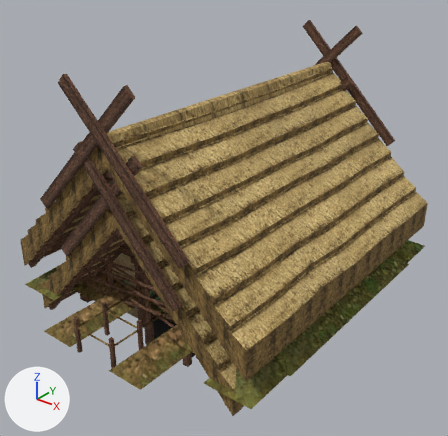
One commit to the glTF model apps/web/public/models/dwellings/construction.glb: the scene before it, then after it.
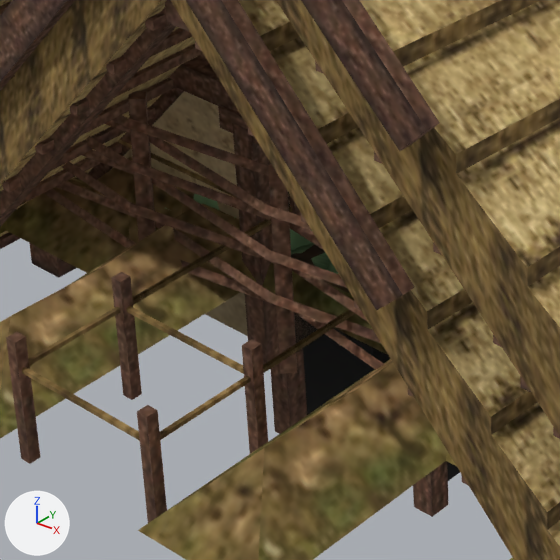
Each version appears first whole from a 50 mm lens placed at (6.66, -8.72, 6.35), pointed at (0.07, -0.48, 1.25), and next in a close-up on the part from 16% to 50% of the width and 52% to 87% of the height. The axes (+X, +Y, +Z) are drawn at lower left. The lights are the same throughout. The last two pictures show the newer version.

Script lines for the objects in view, before the commit:
```python
ob_polozemnice_garden_beds = bpy.data.objects.new('polozemnice-garden-beds', me_polozemnice_garden_beds)
ob_polozemnice_garden_beds.location = (0.0, 0.0, 0.0)
ob_polozemnice_garden_plants = bpy.data.objects.new('polozemnice-garden-plants', me_polozemnice_garden_plants)
ob_polozemnice_garden_plants.location = (0.0, 0.0, 0.0)
ob_polozemnice_garden_posts = bpy.data.objects.new('polozemnice-garden-posts', me_polozemnice_garden_posts)
ob_polozemnice_garden_posts.location = (0.0, 0.0, 0.0)
ob_polozemnice_garden_rails = bpy.data.objects.new('polozemnice-garden-rails', me_polozemnice_garden_rails)
ob_polozemnice_garden_rails.location = (0.0, 0.0, 0.0)
ob_polozemnice_thatch_3 = bpy.data.objects.new('polozemnice-thatch-3', me_polozemnice_thatch_3)
ob_polozemnice_thatch_3.location = (0.0, 0.0, 0.0)
# also in view: 'zemnice-thatch-6' at (0.0, 0.0, 1.58); 'zemnice-thatch-7' at (0.0, 0.0, 1.91); 'polozemnice-ridge' at (0.0, 0.0, 3.16); 'polozemnice-daub' at (0.0, 0.0, 1.27); 'zemnice-thatch-8' at (0.0, 0.0, 2.16)
```
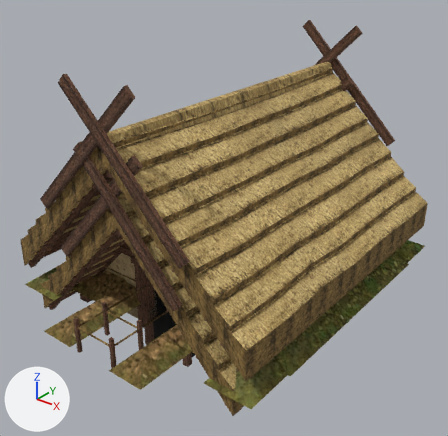
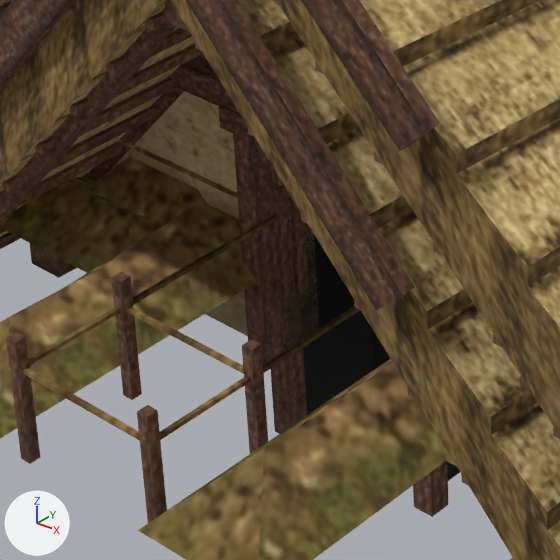
Location of each change, (x1, y1, x2, y2) in pixels of the close-ups (560 x 560 px):
```json
{"object": "polozemnice-garden-rails", "change": "deleted", "before": [10, 79, 384, 370]}
{"object": "polozemnice-garden-posts", "change": "deleted", "before": [11, 75, 297, 374], "on screen": "mostly hidden"}
{"object": "polozemnice-garden-beds", "change": "deleted", "before": [262, 244, 388, 355]}
{"object": "polozemnice-garden-plants", "change": "deleted", "before": [165, 193, 338, 274], "on screen": "mostly hidden"}
```

Edits to the scene script, one JSON object a line:
```json
{"op": "remove", "block": "ob_polozemnice_garden_beds", "code": ["ob_polozemnice_garden_beds = bpy.data.objects.new('polozemnice-garden-beds', me_polozemnice_garden_beds)", "ob_polozemnice_garden_beds.location = (0.0, 0.0, 0.0)"]}
{"op": "remove", "block": "ob_polozemnice_garden_plants", "code": ["ob_polozemnice_garden_plants = bpy.data.objects.new('polozemnice-garden-plants', me_polozemnice_garden_plants)", "ob_polozemnice_garden_plants.location = (0.0, 0.0, 0.0)"]}
{"op": "remove", "block": "ob_polozemnice_garden_posts", "code": ["ob_polozemnice_garden_posts = bpy.data.objects.new('polozemnice-garden-posts', me_polozemnice_garden_posts)", "ob_polozemnice_garden_posts.location = (0.0, 0.0, 0.0)"]}
{"op": "remove", "block": "ob_polozemnice_garden_rails", "code": ["ob_polozemnice_garden_rails = bpy.data.objects.new('polozemnice-garden-rails', me_polozemnice_garden_rails)", "ob_polozemnice_garden_rails.location = (0.0, 0.0, 0.0)"]}
```
